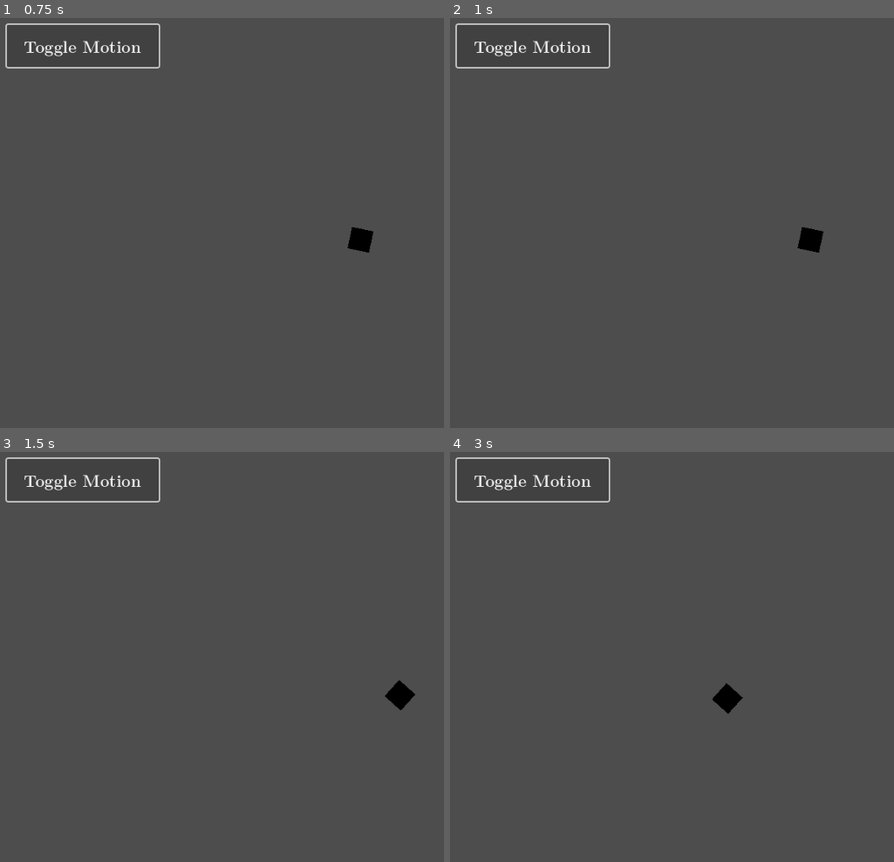
Above: before the commit, frames 1-4 (two rows, left to right).
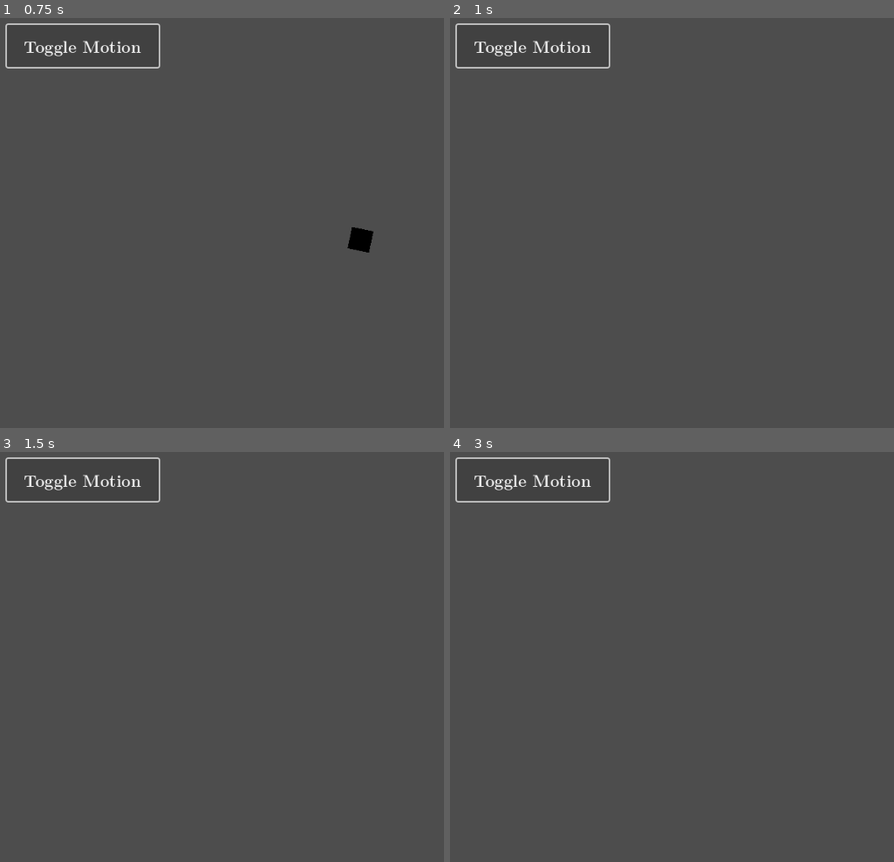
Above: after the commit, the same moments.

Repository: jmcgover/pirate-jam-17
Game: Godot game, scene res://node_2d.tscn
The game is run twice, just before and just after one commit, with the same random seed, the same clock (stepped at 60 frames per second) and the same inputs. The project has no main scene, so this scene is started directly. The engine's default icon, where the game draws it, is replaced by a stand-in: a white triangle on a blue panel in a dark square.
Inputs:
- Up to frame 1 (0.75 s): click "Toggle Motion" at 0.5 s
- Up to frame 2 (1 s): no input
- Up to frame 3 (1.5 s): tap Enter at 1.25 s; hold Right (ui_right) from 1.28 s (still down)
- Up to frame 4 (3 s): release Right (ui_right) at 2.03 s; hold Left (ui_left) 2.03-2.78 s; hold Right (ui_right) from 2.78 s (still down)

Frame 1 is identical in both runs. In frame 2, 0.3% of the frame differs, in the area x 78-85%, y 51-58%; in frame 3, 0.3%, in the area x 86-94%, y 55-63%; in frame 4, 0.3%.

Commit message:
health_deplted signal

Diff:
--- a/script/node_2d.tscn
+++ b/script/node_2d.tscn
@@ -9,6 +9,9 @@
 [node name="Sprite2D" parent="." instance=ExtResource("1_wtcfe")]
 texture = ExtResource("2_epypp")
 
+[node name="Timer" type="Timer" parent="Sprite2D"]
+autostart = true
+
 [node name="Button" type="Button" parent="."]
 offset_left = 138.0
 offset_top = 74.0
--- a/script/sprite_2d.gd
+++ b/script/sprite_2d.gd
@@ -1,4 +1,8 @@
 extends Sprite2D
+
+signal health_depleted
+
+var health = 10
 
 var speed = 400
 var angular_speed = PI
@@ -23,6 +27,18 @@
 	var velocity = Vector2.UP.rotated(rotation) * speed
 	position += velocity * delta
 
+func _ready():
+	var timer = get_node("Timer")
+	timer.timeout.connect(_on_timer_timeout)
 
 func _on_button_pressed() -> void:
 	set_process(not is_processing())
+
+func _on_timer_timeout():
+	visible = not visible
+
+
+func take_damage(amount):
+	health -= amount
+	if health <= 0:
+		health_depleted.emit()
